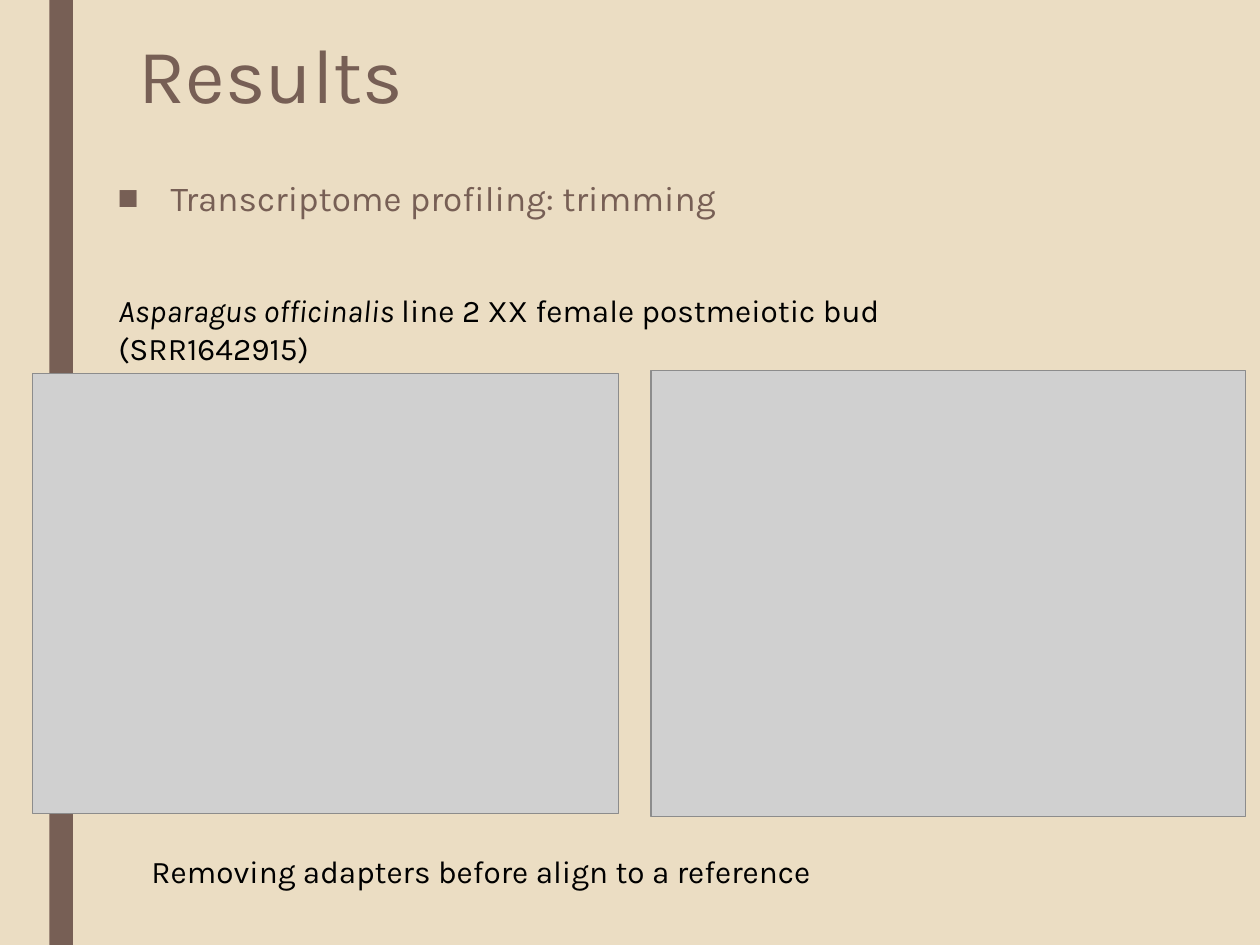
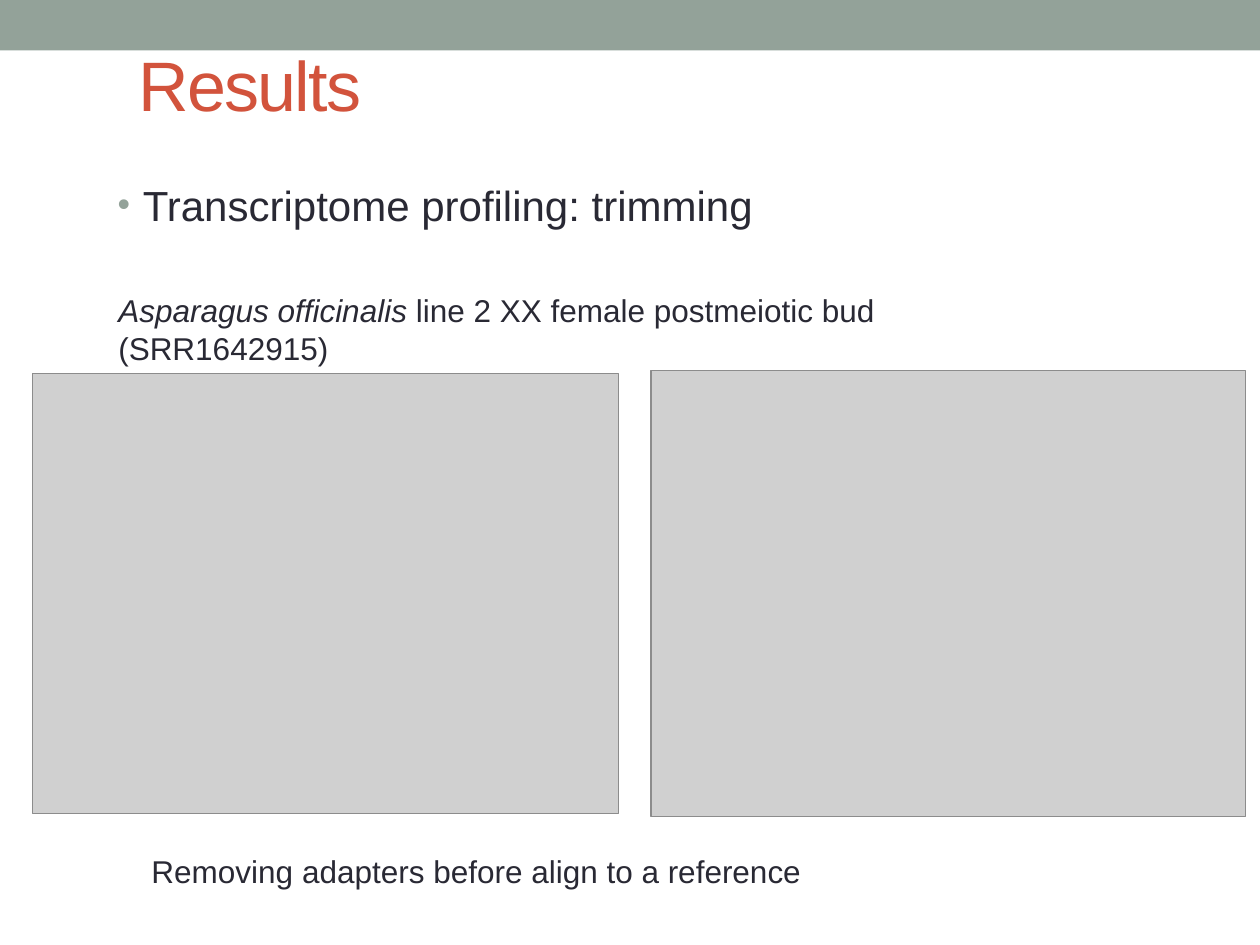
Before and after one commit to katholan/BCB546X-Spring2017_Valerin_final_project, a slide deck: slide 12 of asparagus.pptx. Drawn at 1260x945 pixels with LibreOffice and Linux fonts; fonts in the diff are those of the drawing; grey boxes stand for pictures. Boxes give left, top, right and bottom in pixels: in the first picture for what was removed or moved away, otherwise in the second. Text is boxed around its words. In the diff, an @@ line names an element or a change of style, - is before the commit and + after.

```diff
--- a/asparagus.pptx
+++ b/asparagus.pptx
@@ background #EBDDC3 to #FFFFFF @@
@@ rectangle added at [0, 0, 1260, 50], fill #93A299 @@
@@ rectangle removed at [49, 0, 73, 945] @@
@@ title "Results" at [139, 60, 362, 112]: size 44 to 40 pt, font Karla to Arial, text colour #775F55 to #D2533C, letter spacing 0 to -1 pt; line spacing 0.89 to 1; vertical alignment top to middle @@
@@ text "Transcriptome profiling: trimming" at [143, 190, 753, 229]: size 20 to 24 pt, font Karla to Arial, text colour #775F55 to #292934; bullet ■ to •; line spacing 0.94 to 1; less space between paragraphs @@
@@ text "Asparagus officinalis line 2 XX ..." at [118, 299, 875, 366]: font Karla to Arial, text colour #000000 to #292934 @@
@@ text "Removing adapters before align to ..." at [151, 860, 801, 889]: font Karla to Arial, text colour #000000 to #292934 @@
```
Also in this commit, not shown: 20 other slides changed, 1 slide added, 1 slide removed, 1 other file.
